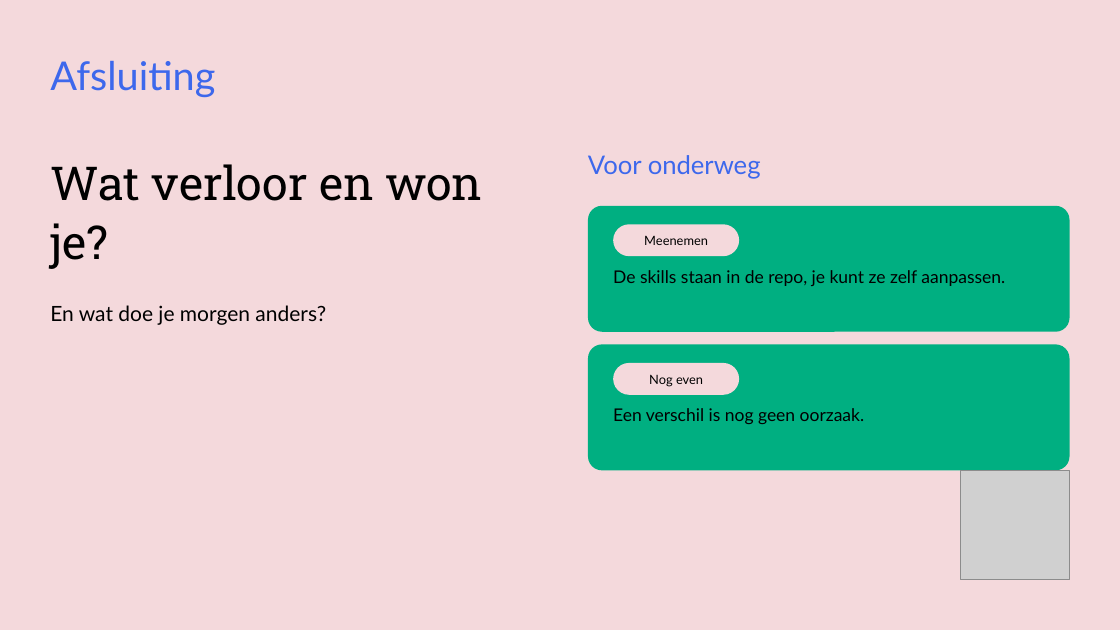
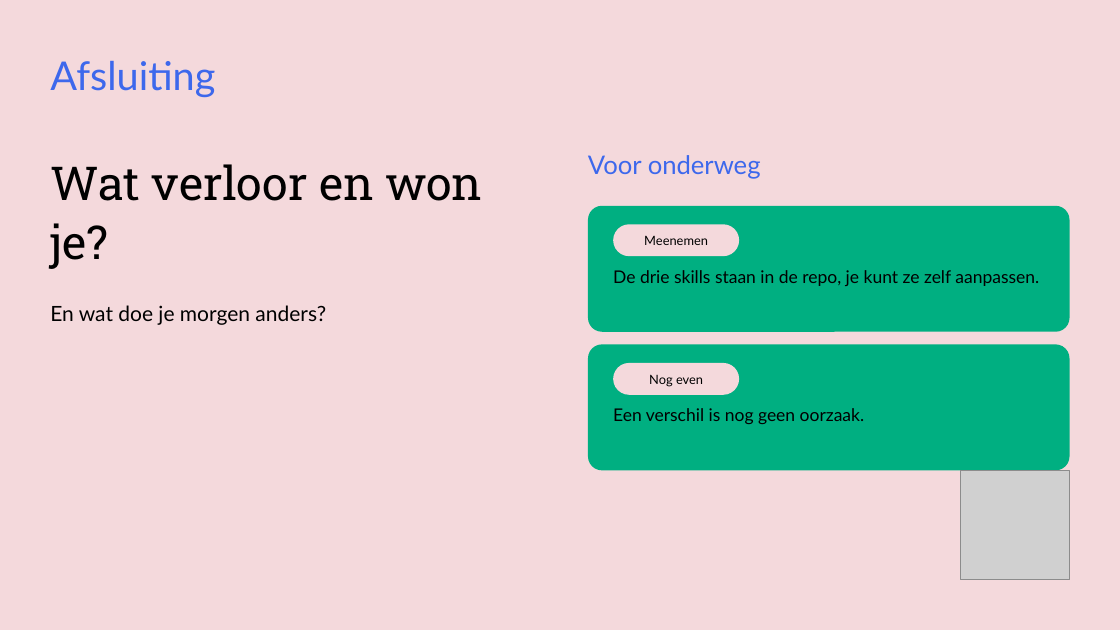
Before and after one commit to cedanl/clidev-presentaties, a slide deck: slide 27 of workshop-rad/exports/261005_workshop_rad_uitvoering.pptx (slide 23 before the commit). Drawn at 1120x630 pixels with LibreOffice and Linux fonts; fonts in the diff are those of the drawing; grey boxes stand for pictures. Boxes give left, top, right and bottom in pixels: in the first picture for what was removed or moved away, otherwise in the second. Text is boxed around its words. In the diff, an @@ line names an element or a change of style, - is before the commit and + after.

```diff
--- a/workshop-rad/exports/261005_workshop_rad_uitvoering.pptx
+++ b/workshop-rad/exports/261005_workshop_rad_uitvoering.pptx
@@ text at <box>613,270,1039,286</box>: text changed @@
-De skills staan in de repo, je kunt ze zelf aanpassen.
+De drie skills staan in de repo, je kunt ze zelf aanpassen.
```
Also in this commit, not shown: 5 other slides changed, 7 slides added, 3 slides removed, 10 other files.
